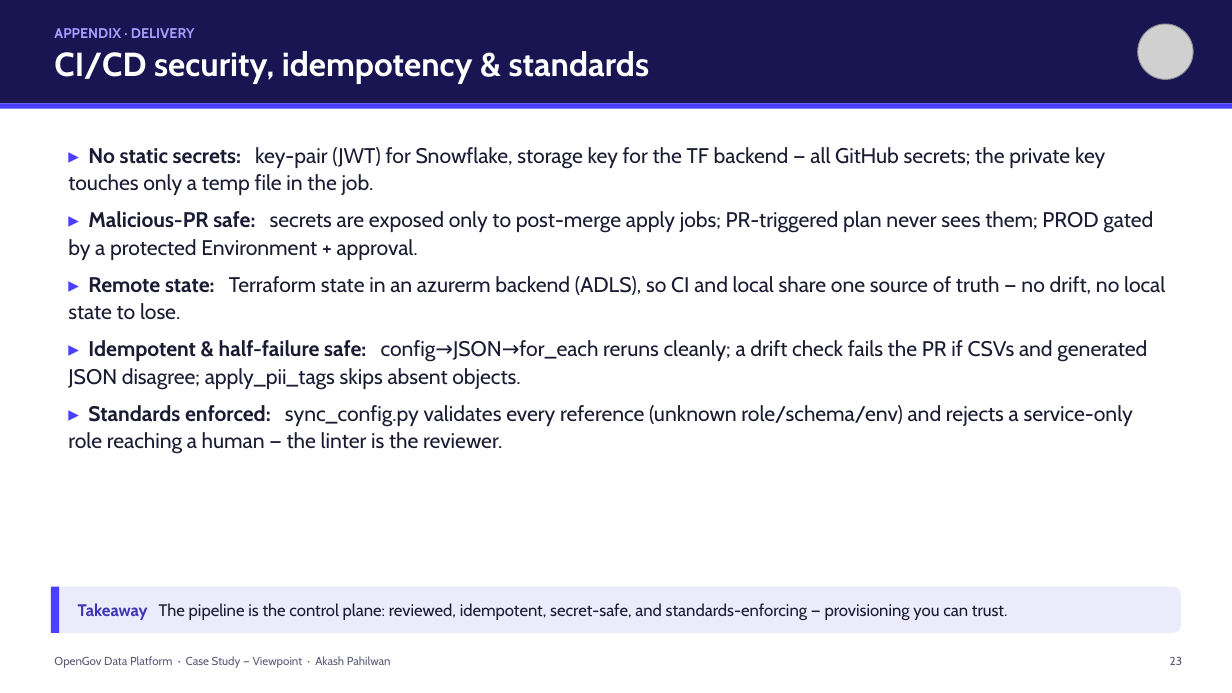
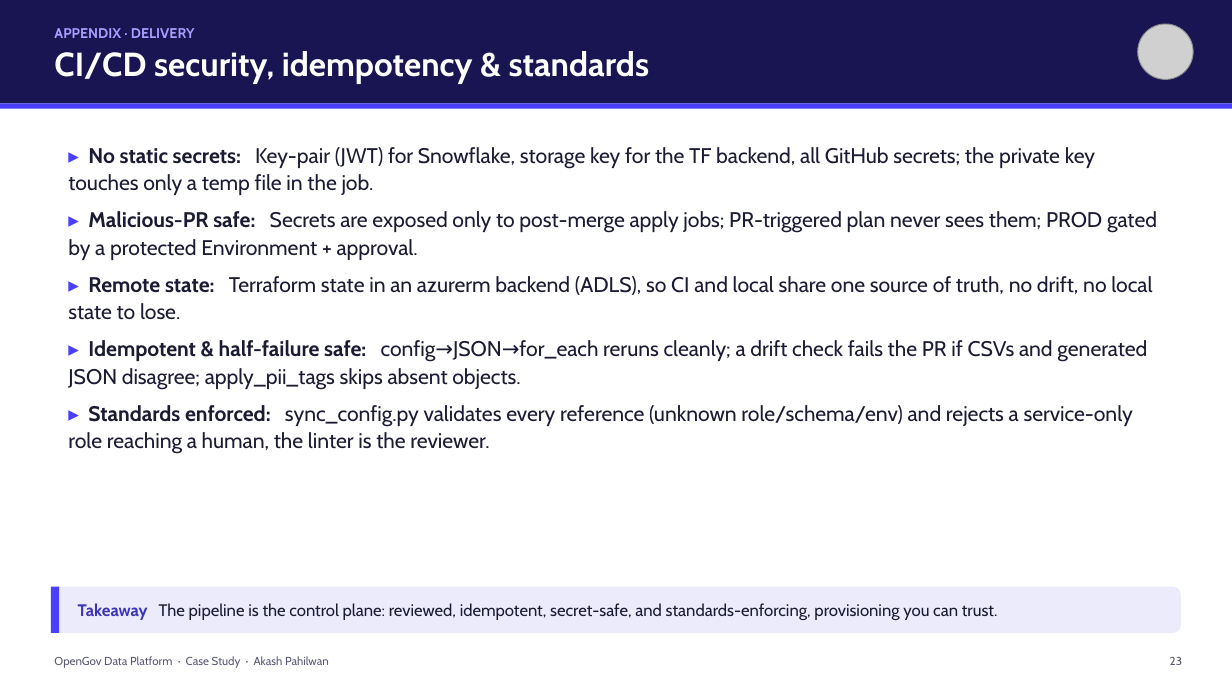
Before and after one commit to akashpahilwan/OpenGovPOC, a slide deck: slide 25 of presentation/OpenGov_Data_Platform_CaseStudy.pptx. Drawn at 1232x693 pixels with LibreOffice and Linux fonts; fonts in the diff are those of the drawing; grey boxes stand for pictures. Boxes give left, top, right and bottom in pixels: in the first picture for what was removed or moved away, otherwise in the second. Text is boxed around its words. In the diff, an @@ line names an element or a change of style, - is before the commit and + after.

```diff
--- a/presentation/OpenGov_Data_Platform_CaseStudy.pptx
+++ b/presentation/OpenGov_Data_Platform_CaseStudy.pptx
@@ text at box(68, 147, 1157, 320): text changed @@
-▸ No static secrets: key-pair (JWT) for Snowflake, storage key for the TF backend — all GitHub secrets; the private key touches only a temp file in the job.
-▸ Malicious-PR safe: secrets are exposed only to post-merge apply jobs; PR-triggered plan never sees them; PROD gated by a protected Environment + approval.
-▸ Remote state: Terraform state in an azurerm backend (ADLS), so CI and local share one source of truth — no drift, no local state to lose.
+▸ No static secrets: Key-pair (JWT) for Snowflake, storage key for the TF backend, all GitHub secrets; the private key touches only a temp file in the job.
+▸ Malicious-PR safe: Secrets are exposed only to post-merge apply jobs; PR-triggered plan never sees them; PROD gated by a protected Environment + approval.
+▸ Remote state: Terraform state in an azurerm backend (ADLS), so CI and local share one source of truth, no drift, no local state to lose.
@@ text at box(68, 405, 1133, 454): text changed @@
-▸ Standards enforced: sync_config.py validates every reference (unknown role/schema/env) and rejects a service-only role reaching a human — the linter is the reviewer.
+▸ Standards enforced: sync_config.py validates every reference (unknown role/schema/env) and rejects a service-only role reaching a human, the linter is the reviewer.
@@ text at box(78, 603, 998, 620): text changed @@
-Takeaway The pipeline is the control plane: reviewed, idempotent, secret-safe, and standards-enforcing — provisioning you can trust.
+Takeaway The pipeline is the control plane: reviewed, idempotent, secret-safe, and standards-enforcing, provisioning you can trust.
@@ text at box(54, 656, 329, 668): text changed @@
-OpenGov Data Platform · Case Study — Viewpoint · Akash Pahilwan
+OpenGov Data Platform · Case Study · Akash Pahilwan
```
Also in this commit, not shown: 27 other slides changed, 1 other file.
